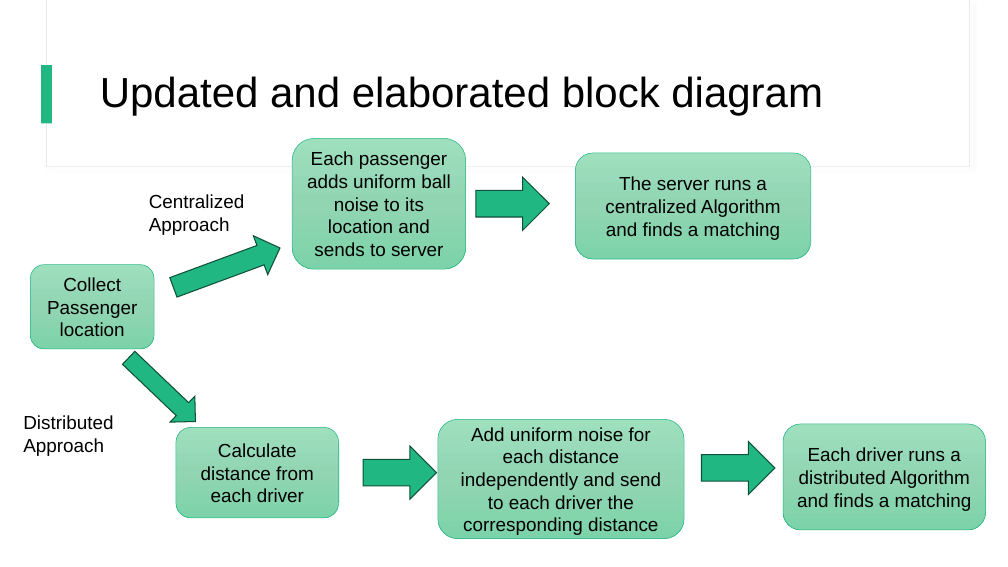
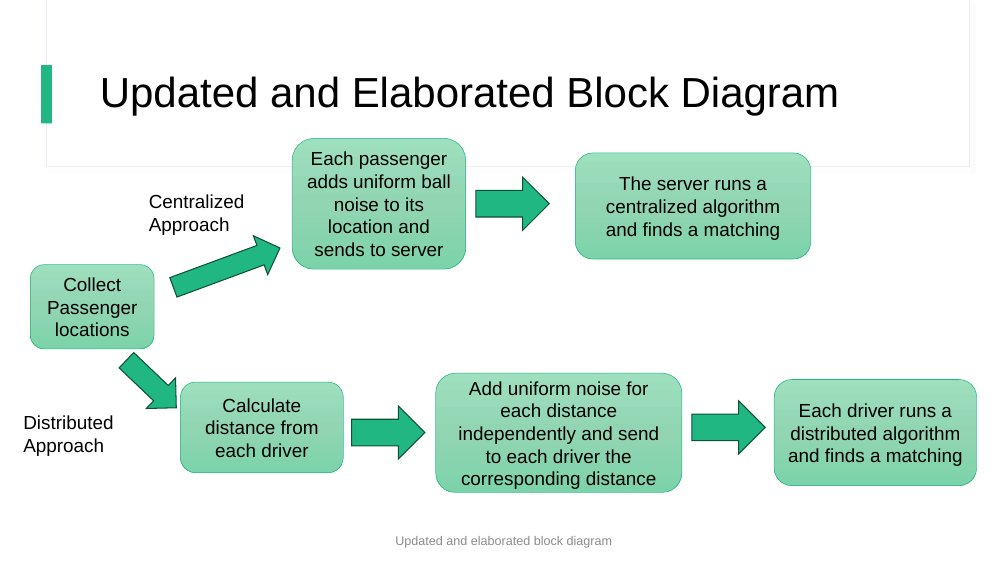
Before and after one commit to Yoni-Yaffe/DistribuPrivacyCore, a slide deck: slide 5 of מצגת אמצע.pptx. Drawn at 1008x567 pixels with LibreOffice and Linux fonts; fonts in the diff are those of the drawing. Boxes give left, top, right and bottom in pixels: in the first picture for what was removed or moved away, otherwise in the second. Text is boxed around its words. In the diff, an @@ line names an element or a change of style, - is before the commit and + after.

```diff
--- a/מצגת אמצע.pptx
+++ b/מצגת אמצע.pptx
@@ title at (x1=100, y1=76, x2=840, y2=116): text changed @@
-Updated and elaborated block diagram
+Updated and Elaborated Block Diagram
@@ text in rounded rectangle at (x1=606, y1=176, x2=781, y2=240): text changed @@
-The server runs a centralized Algorithm and finds a matching
+The server runs a centralized algorithm and finds a matching
@@ text in rounded rectangle at (x1=47, y1=277, x2=137, y2=336): text changed @@
-Collect Passenger location
+Collect Passenger locations
@@ right arrow resized from (x1=116, y1=345, x2=207, y2=434) to (x1=112, y1=345, x2=191, y2=423) @@
@@ rounded rectangle "Calculate distance from each driver" moved from (x1=176, y1=427, x2=339, y2=518) to (x1=181, y1=382, x2=343, y2=473) @@
@@ rounded rectangle "Add uniform noise for each ..." moved from (x1=438, y1=420, x2=684, y2=539) to (x1=436, y1=374, x2=682, y2=493) @@
@@ rounded rectangle "Each driver runs a distributed ..." moved from (x1=783, y1=424, x2=986, y2=530) to (x1=774, y1=380, x2=977, y2=485) @@
@@ right arrow moved from (x1=363, y1=446, x2=436, y2=499) to (x1=352, y1=406, x2=425, y2=459) @@
@@ right arrow moved from (x1=702, y1=442, x2=775, y2=495) to (x1=692, y1=401, x2=765, y2=454) @@
@@ text in rounded rectangle at (x1=788, y1=403, x2=963, y2=466): text changed @@
-Each driver runs a distributed Algorithm and finds a matching
+Each driver runs a distributed algorithm and finds a matching
@@ text added at (x1=395, y1=536, x2=612, y2=548), 12 pt, text #8C8C8C @@
+Updated and elaborated block diagram
```
Also in this commit, not shown: 7 other slides changed, 1 slide added, 1 slide removed.
